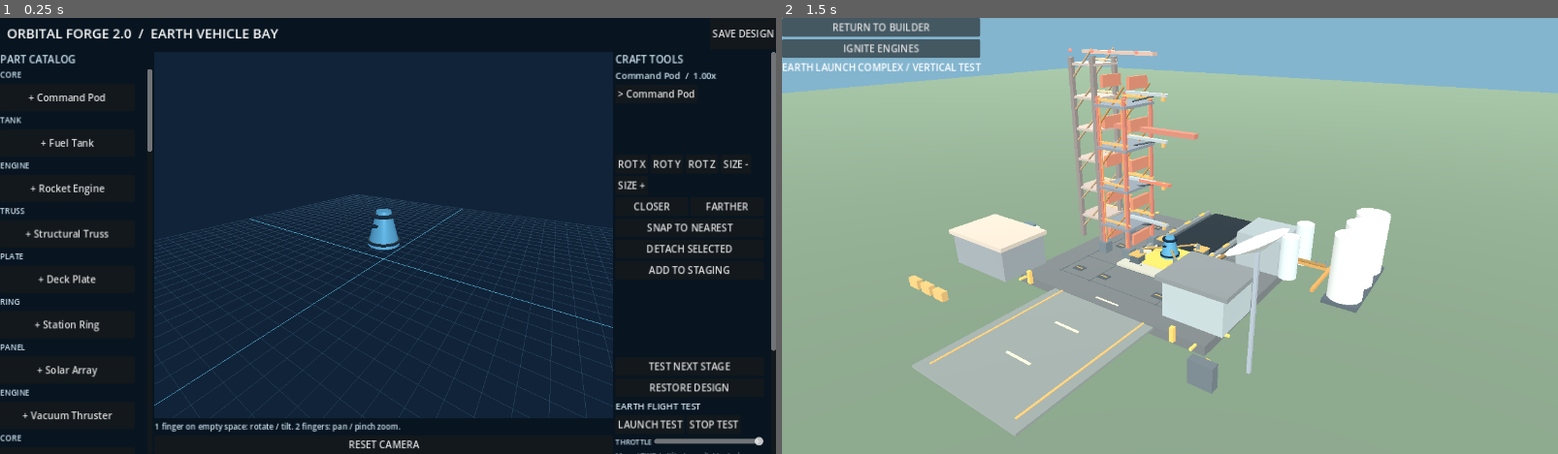
Above: before the commit, frames 1-2 (left to right).
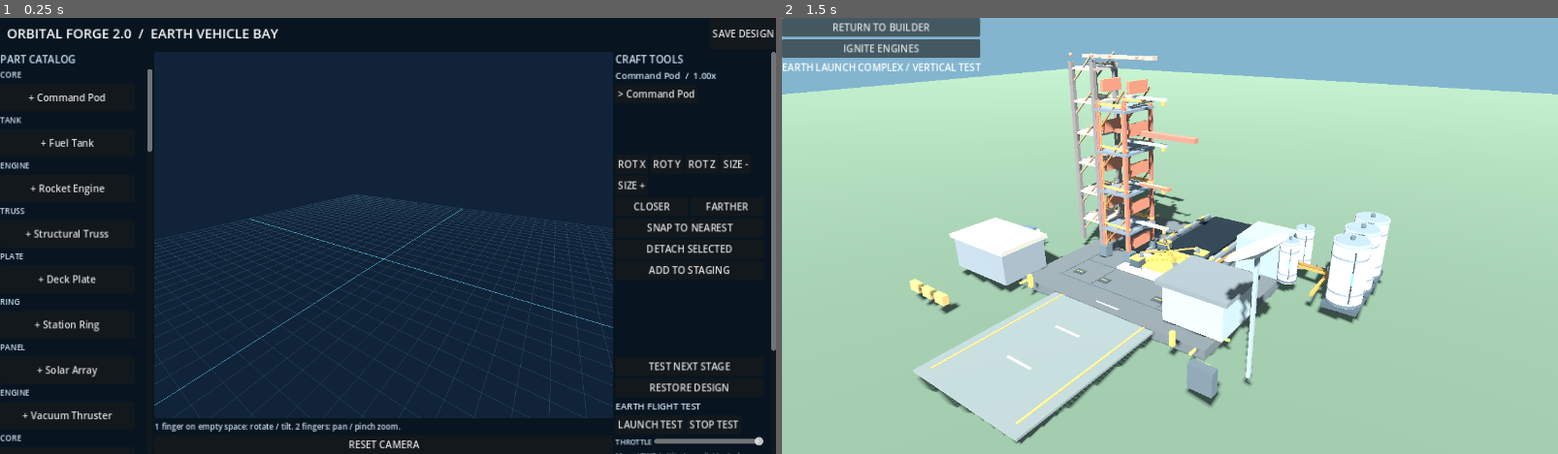
Above: after the commit, the same moments.

Repository: tpylman90-ctrl/-Orbital-Forge-2.0
Game: Godot game, scene res://scenes/main.tscn
The game is run twice, just before and just after one commit, with the same random seed, the same clock (stepped at 60 frames per second) and the same inputs.
Inputs:
- Up to frame 1 (0.25 s): no input
- Up to frame 2 (1.5 s): click "LAUNCH TEST" at 0.5 s; click "LAUNCH TEST" at 1.25 s

The runs differ from the first frame. In frame 1, 0.2% of the frame differs, in the area x 47-52%, y 43-54%; in frame 2, 83%, in the area x 0-100%, y 6-100%.
Error after the commit: Parse Error: Cannot infer the type of "pipe_x" variable because the value doesn't have a set type. (res://scripts/core/parts_catalog.gd:198)

Commit message:
Add engineered rocket and launch pad details

Diff:
--- a/scripts/core/parts_catalog.gd
+++ b/scripts/core/parts_catalog.gd
@@ -189,6 +189,16 @@
   for side in [-1.0,1.0]:
    _add_cylinder(holder,Vector3(0,side*length*0.445,0),radius*1.035,radius*1.035,0.095,Color("#77858c"),28)
    _add_fastener_ring(holder,side*length*0.445,radius*1.045,10,Color("#e1e5e2"))
+ if kind in ["tank","payload_bay","booster","cargo_pod"]:
+  _add_box(holder,Vector3(-radius*0.06,length*0.08,radius*1.008),Vector3(radius*0.24,length*0.12,radius*0.045),Color("#45545c"))
+  _add_box(holder,Vector3(-radius*0.06,length*0.125,radius*1.032),Vector3(radius*0.15,length*0.018,radius*0.02),Color("#e5ad4e"))
+  _add_box(holder,Vector3(radius*0.09,length*0.045,radius*1.032),Vector3(radius*0.028,length*0.032,radius*0.02),Color("#9fc0c4"))
+  for side in [-1.0,1.0]:
+   _add_cylinder(holder,Vector3(side*radius*0.30,length*0.08,radius*1.045),radius*0.035,radius*0.035,radius*0.025,Color("#d6dedc"),10)
+   var pipe_x := side*radius*0.37
+   var pipe_z := radius*0.93
+   _add_beam(holder,Vector3(pipe_x,-length*0.30,pipe_z),Vector3(pipe_x,length*0.30,pipe_z),radius*0.025,Color("#909fa3"),8)
+   _add_cylinder(holder,Vector3(pipe_x,length*0.30,pipe_z),radius*0.055,radius*0.055,0.065,Color("#c99853"),10)
  if kind in ["truss","decoupler_radial"]:
   var brace_material := StandardMaterial3D.new()
   brace_material.albedo_color = Color("#d8e5e6")
@@ -205,7 +215,15 @@
    brace.rotation.z = atan2(radius*2.0,length)
    brace.material_override = brace_material
    holder.add_child(brace)
- if kind in ["core","sphere"]:
+ if kind == "core":
+  var window_y := length*0.06
+  var window_profile := _profile_radius(kind,radius,window_y/length+0.5)
+  for angle in [0.0,PI*0.5,PI,PI*1.5]:
+   var outward := Vector3(sin(angle),0,cos(angle))
+   _add_porthole(holder,outward,window_y,window_profile,radius)
+  _add_cylinder(holder,Vector3(0,length*0.49,0),radius*0.35,radius*0.35,0.045,Color("#b7c9ce"),24)
+  _add_fastener_ring(holder,length*0.49,radius*0.32,6,Color("#344b58"))
+ if kind == "sphere":
   var viewport_lens := MeshInstance3D.new()
   var lens_mesh := SphereMesh.new()
   lens_mesh.radius = radius*0.22
@@ -257,6 +275,11 @@
    cooling_fin.material_override = _material(Color("#6c7479"),0.75,0.32)
    holder.add_child(cooling_fin)
   _add_fastener_ring(holder,length*0.35,radius*0.81,8,Color("#d7b477"))
+  for angle in [0.0,PI*0.5,PI,PI*1.5]:
+   var radial := Vector3(sin(angle),0,cos(angle))
+   _add_beam(holder,radial*radius*0.69+Vector3(0,length*0.25,0),radial*radius*0.91+Vector3(0,-length*0.31,0),radius*0.035,Color("#9aa6a8"),8)
+   _add_cylinder(holder,radial*radius*0.83+Vector3(0,-length*0.24,0),radius*0.11,radius*0.11,0.09,Color("#485560"),12)
+  _add_fastener_ring(holder,-length*0.43,radius*0.94,10,Color("#d7bd8a"))
   _add_cylinder(holder,Vector3(0,-length*0.56,0),radius*0.56,radius*0.56,0.035,Color("#17222c"),20)
  if kind == "panel":
   for t in [-0.72,-0.36,0.0,0.36,0.72]:
@@ -429,6 +452,48 @@
  detail.material_override = _material(color,0.45,0.34)
  holder.add_child(detail)
 
+static func _add_porthole(holder: Node3D, outward: Vector3, y: float, surface_radius: float, radius: float) -> void:
+ var normal := outward.normalized()
+ var center := normal*(surface_radius+radius*0.012)+Vector3(0,y,0)
+ var bezel := MeshInstance3D.new()
+ var bezel_mesh := CylinderMesh.new()
+ bezel_mesh.top_radius = radius*0.105
+ bezel_mesh.bottom_radius = radius*0.105
+ bezel_mesh.height = radius*0.055
+ bezel_mesh.radial_segments = 16
+ bezel.mesh = bezel_mesh
+ bezel.position = center
+ bezel.quaternion = Quaternion(Vector3.UP,normal)
+ bezel.material_override = _material(Color("#d8e1e1"),0.7,0.28)
+ holder.add_child(bezel)
+ var lens := MeshInstance3D.new()
+ var lens_mesh := SphereMesh.new()
+ lens_mesh.radius = 0.5
+ lens_mesh.height = 1.0
+ lens_mesh.radial_segments = 16
+ lens_mesh.rings = 8
+ lens.mesh = lens_mesh
+ lens.position = normal*(surface_radius+radius*0.045)+Vector3(0,y,0)
+ lens.scale = Vector3(radius*0.14,radius*0.14,radius*0.045)
+ lens.quaternion = Quaternion(Vector3.FORWARD,normal)
+ lens.material_override = _material(Color("#18384d"),0.78,0.16)
+ holder.add_child(lens)
+
+static func _add_beam(holder: Node3D, start: Vector3, finish: Vector3, thickness: float, color: Color, segments: int = 8) -> void:
+ var span := finish-start
+ if span.length_squared() < 0.000001: return
+ var beam := MeshInstance3D.new()
+ var mesh := CylinderMesh.new()
+ mesh.top_radius = thickness
+ mesh.bottom_radius = thickness
+ mesh.height = span.length()
+ mesh.radial_segments = segments
+ beam.mesh = mesh
+ beam.position = (start+finish)*0.5
+ beam.quaternion = Quaternion(Vector3.UP,span.normalized())
+ beam.material_override = _material(color,0.62,0.32)
+ holder.add_child(beam)
+
 static func _add_cylinder(holder: Node3D, pos: Vector3, top: float, bottom: float, height: float, color: Color, segments: int = 12) -> void:
  var detail := MeshInstance3D.new()
  var mesh := CylinderMesh.new()
--- a/scripts/ui/launch_view.gd
+++ b/scripts/ui/launch_view.gd
@@ -26,12 +26,14 @@
  env.background_mode = Environment.BG_COLOR
  env.background_color = Color("#83b5cf")
  env.ambient_light_source = Environment.AMBIENT_SOURCE_COLOR
- env.ambient_light_color = Color("#d4dce1")
+ env.ambient_light_color = Color("#9aaebe")
+ env.ambient_light_energy = 0.8
  sky.environment = env
  world.add_child(sky)
  var sun := DirectionalLight3D.new()
  sun.rotation_degrees = Vector3(-45,25,-25)
- sun.light_energy = 1.4
+ sun.light_energy = 1.25
+ sun.shadow_enabled = true
  world.add_child(sun)
  camera = Camera3D.new()
  camera.current = true
@@ -60,7 +62,7 @@
  # Simple service building and cylindrical propellant silos.
  _block(pad,Vector3(5,1.1,-3.5),Vector3(2.8,2.2,3),Color("#9aa5a5"))
  for z in [-4.7,-2.3]:
-  _cylinder(pad,Vector3(6.9,1.3,z),0.55,0.55,2.6,Color("#c8d1d0"))
+  _silo(pad,Vector3(6.9,1.3,z),0.55,2.6,Color("#c8d1d0"))
  # A compact, authored-looking spaceport rather than an empty square.
  _block(pad,Vector3(0,-0.13,9),Vector3(7,0.12,12),Color("#858d88"))
  for x in [-2.9,2.9]:
@@ -99,7 +101,7 @@
  _block(pad,Vector3(-8.6,2.1,6.2),Vector3(5,0.25,3.4),Color("#c4b8a7"))
  # Propellant farm: cylinders on support feet with a common pipe.
  for z in [-5.5,-3.5,-1.5]:
-  _cylinder(pad,Vector3(10.5,2,z),0.95,0.95,3.6,Color("#dadbd5"))
+  _silo(pad,Vector3(10.5,2,z),0.95,3.6,Color("#dadbd5"))
   _block(pad,Vector3(10.5,0.1,z),Vector3(1.9,0.25,1.9),Color("#525d63"))
  _block(pad,Vector3(9,0.55,-3.5),Vector3(0.19,0.19,6.0),Color("#c49250"))
  _block(pad,Vector3(7.5,0.55,-3.5),Vector3(3.0,0.19,0.19),Color("#c49250"))
@@ -231,6 +233,23 @@
  instance.material_override = material
  parent.add_child(instance)
 
+func _silo(parent: Node3D, center: Vector3, radius: float, height: float, tint: Color) -> void:
+ _cylinder(parent,center,radius,radius,height,tint,20)
+ var top_y := center.y+height*0.5
+ var base_y := center.y-height*0.5
+ _cylinder(parent,Vector3(center.x,top_y-0.035,center.z),radius*0.88,radius*1.045,0.16,Color("#879398"),20)
+ _cylinder(parent,Vector3(center.x,base_y+0.12,center.z),radius*1.045,radius*1.045,0.12,Color("#66747b"),20)
+ _cylinder(parent,Vector3(center.x,center.y+height*0.28,center.z),radius*1.025,radius*1.025,0.075,Color("#879398"),20)
+ _cylinder(parent,Vector3(center.x,center.y-height*0.28,center.z),radius*1.025,radius*1.025,0.075,Color("#879398"),20)
+ var gauge_x := center.x+radius*0.48
+ var gauge_z := center.z+radius*0.87
+ _beam(parent,Vector3(gauge_x,base_y+0.32,gauge_z),Vector3(gauge_x,top_y-0.32,gauge_z),radius*0.035,Color("#53656c"))
+ _block(parent,Vector3(gauge_x,center.y,gauge_z+radius*0.035),Vector3(radius*0.12,height*0.2,radius*0.045),Color("#7bb9c6"))
+ _cylinder(parent,Vector3(center.x,top_y+0.12,center.z),radius*0.13,radius*0.13,0.24,Color("#68767c"),10)
+ for angle in [0.0,TAU/3.0,TAU*2.0/3.0]:
+  var foot := Vector3(sin(angle)*radius*0.72,-height*0.5+0.04,cos(angle)*radius*0.72)
+  _block(parent,center+foot,Vector3(radius*0.36,0.18,radius*0.36),Color("#505c61"))
+
 func _beam(parent: Node3D, start: Vector3, finish: Vector3, radius: float, tint: Color) -> void:
  var delta := finish-start
  if delta.length_squared() < 0.0001: return
--- a/tests/parts_catalog_smoke.gd
+++ b/tests/parts_catalog_smoke.gd
@@ -25,5 +25,17 @@
 			push_error("Catalog part is missing axial attachment points: %s" % part_id)
 			quit(1)
 			return
+	var command_pod := Node3D.new()
+	Parts.add_visual(command_pod,Parts.ITEMS["command_pod"])
+	if command_pod.get_child_count() < 12:
+		push_error("Command pod is missing its molded cap and porthole details")
+		quit(1)
+		return
+	var engine := Node3D.new()
+	Parts.add_visual(engine,Parts.ITEMS["engine"])
+	if engine.get_child_count() < 22:
+		push_error("Engine is missing its gimbal and feed hardware")
+		quit(1)
+		return
 	print("PARTS_CATALOG_SMOKE_PASS: %d parts" % Parts.ITEMS.size())
 	quit(0)
